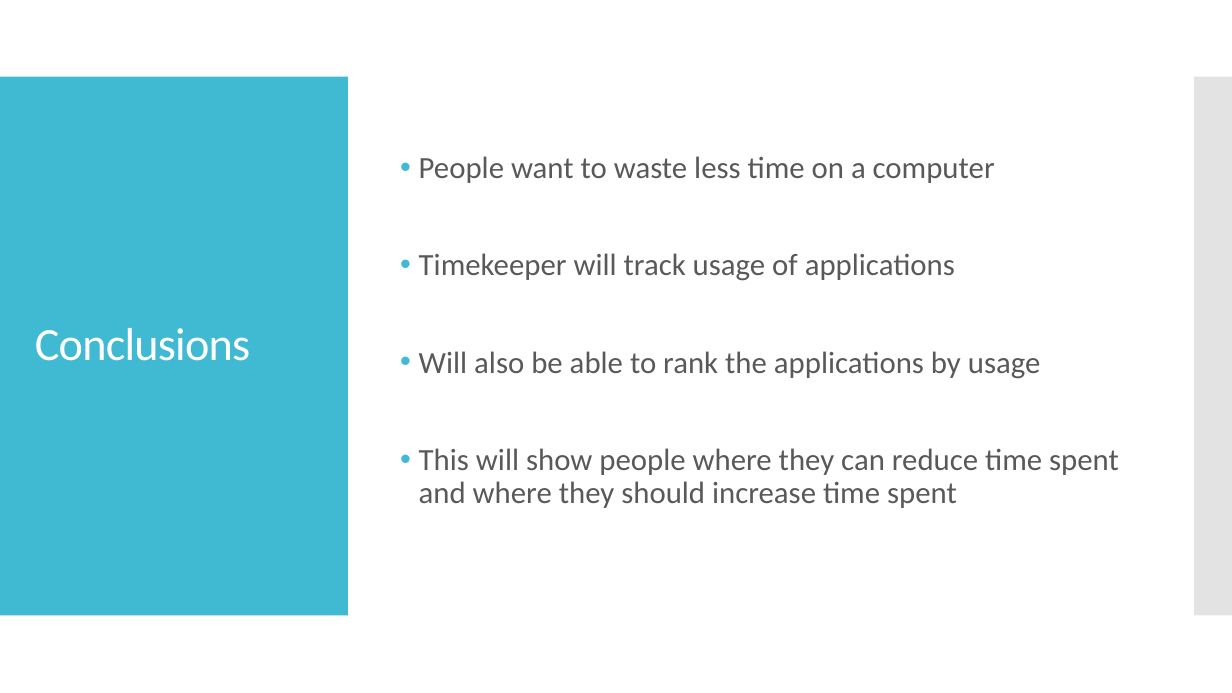
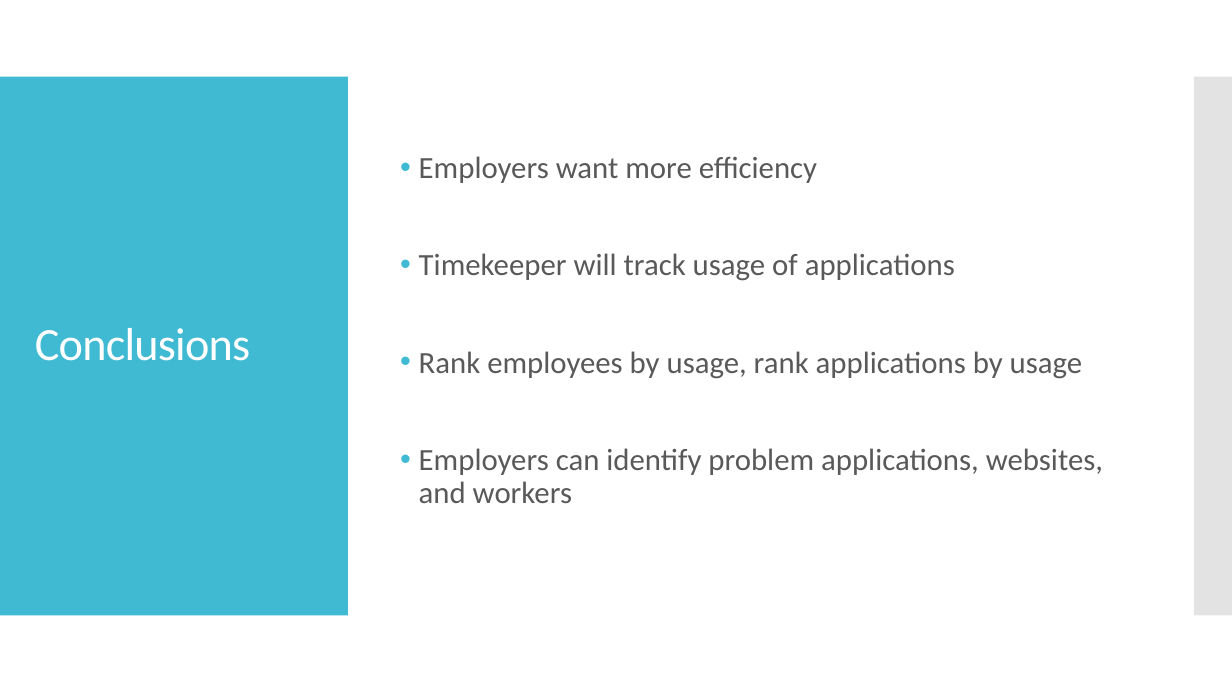
Before and after one commit to SaviMohan/Timekeeper, a slide deck: slide 9 of Planning/Timekeeper.pptx. Drawn at 1232x693 pixels with LibreOffice and Linux fonts; fonts in the diff are those of the drawing. Boxes give left, top, right and bottom in pixels: in the first picture for what was removed or moved away, otherwise in the second. Text is boxed around its words. In the diff, an @@ line names an element or a change of style, - is before the commit and + after.

```diff
--- a/Planning/Timekeeper.pptx
+++ b/Planning/Timekeeper.pptx
@@ text at [419,156,817,183]: text changed @@
-• People want to waste less time on a computer
+• Employers want more efficiency
@@ text at [419,351,1103,503]: text changed @@
-• Will also be able to rank the applications by usage
-• This will show people where they can reduce time spent and where they should increase time spent
+• Rank employees by usage, rank applications by usage
+• Employers can identify problem applications, websites, and workers
```
Also in this commit, not shown: 3 other slides changed, 4 other files.
